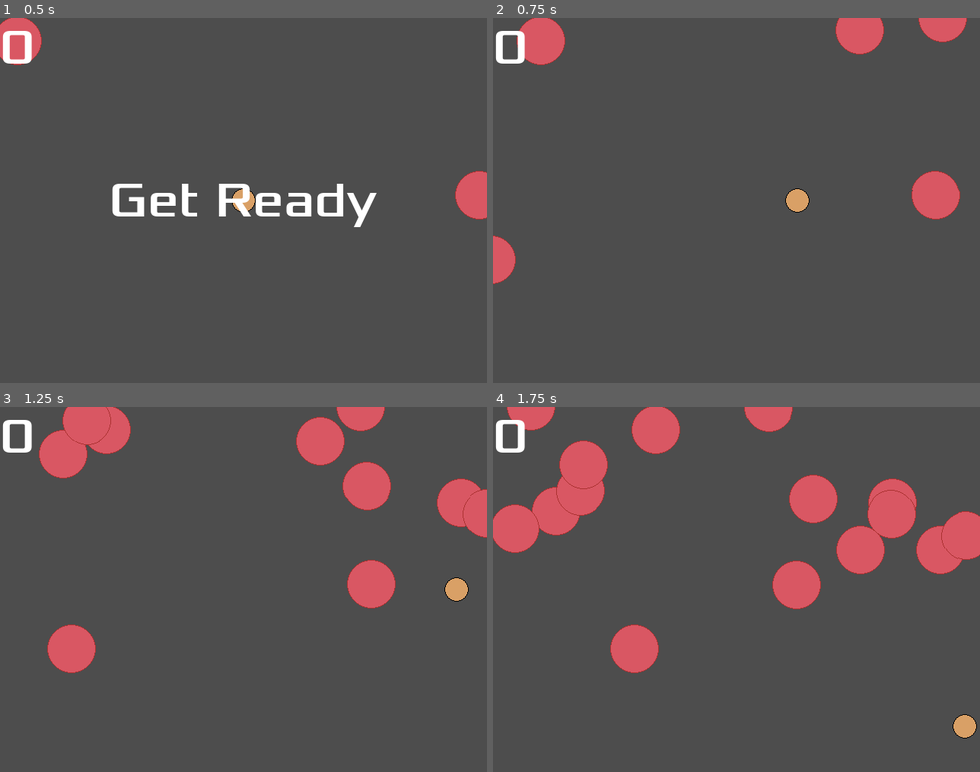
Above: before the commit, frames 1-4 (two rows, left to right).
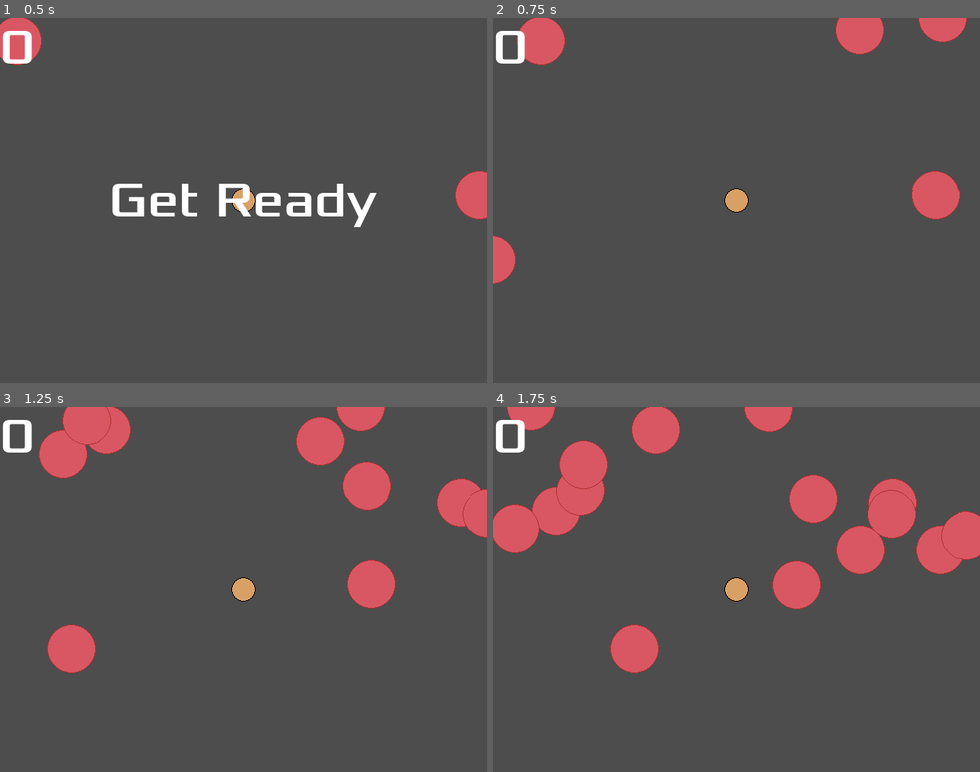
Above: after the commit, the same moments.

Repository: zundouz/ldjam54_odango
Game: Godot game, scene res://main.tscn
The game is run twice, just before and just after one commit, with the same random seed, the same clock (stepped at 60 frames per second) and the same inputs.
Inputs:
- Up to frame 1 (0.5 s): no input
- Up to frame 2 (0.75 s): hold Right (move_right) from 0.53 s (still down)
- Up to frame 3 (1.25 s): keep holding Right (move_right)
- Up to frame 4 (1.75 s): release Right (move_right) at 1.28 s; hold Down (move_down) from 1.28 s (still down)

Frame 1 is identical in both runs. In frame 2, 0.5% of the frame differs, in the area x 47-65%, y 46-54%; in frame 3, 0.5%; in frame 4, 0.5%.

Commit message:
feat: refactor: スコアをグロバール変数化して、点数獲得できるように
- まだUIに反映できていない…

Diff:
--- /dev/null
+++ b/My_Global_Score.gd
@@ -0,0 +1,4 @@
+extends Node
+
+# グローバル変数の作成
+var score = 0
--- a/main.gd
+++ b/main.gd
@@ -1,7 +1,7 @@
 extends Node
 
 @export var mob_scene: PackedScene
-var score
+
 
 
 # Called when the node enters the scene tree for the first time.
@@ -19,8 +19,8 @@
 	$MobTimer.stop()
 
 func new_game():
-	score = 0
-	$HUD.update_score(score)
+	MyGlobalScore.score = 0
+	$HUD.update_score(MyGlobalScore.score)
 	$HUD.show_message("Get Ready")
 	$Player.start($StartPosition.position)
 	$StartTimer.start()
@@ -34,7 +34,6 @@
 	# Choose a random location on Path2D.
 	var mob_spawn_location = get_node("MobPath/MobSpawnLocation")
 	mob_spawn_location.progress_ratio = randf()
-	print(mob_spawn_location.progress_ratio)
 	# 別に左右に振る理由もないので今のままでいいのでは…
 #	if mob_spawn_location.progress_ratio >= 0 and mob_spawn_location.progress_ratio < 0.25:
 #		mob_spawn_location.progress_ratio += 0.25
--- a/odango.gd
+++ b/odango.gd
@@ -1,5 +1,6 @@
 extends RigidBody2D
 
+var Center_X_Pos = 200
 
 # Called when the node enters the scene tree for the first time.
 func _ready():
@@ -10,6 +11,11 @@
 func _process(delta):
 	$AnimatedSprite2D.play()
 
+	# ボタンを押したときに、座標が串の範囲内だったら特典
+	if Input.is_action_pressed("move_up"):
+		if transform.get_origin().x < Center_X_Pos + 5 and transform.get_origin().x > Center_X_Pos - 5:
+			MyGlobalScore.score += 10
+
 ## 画面外に言ったらfreeして消えてもらう
 #func _on_visible_on_screen_notifier_2d_screen_exited():
 #	queue_free()
--- a/player.gd
+++ b/player.gd
@@ -13,14 +13,15 @@
 # Called every frame. 'delta' is the elapsed time since the previous frame.
 func _process(delta):
 	var velocity = Vector2.ZERO # The player's movement vector.
-	if Input.is_action_pressed("move_right"):
-		velocity.x += 1
-	if Input.is_action_pressed("move_left"):
-		velocity.x -= 1
-	if Input.is_action_pressed("move_down"):
-		velocity.y += 1
-	if Input.is_action_pressed("move_up"):
-		velocity.y -= 1
+	# TODO: あとで串アニメーションの処理のために入力処理を復活させる
+#	if Input.is_action_pressed("move_right"):
+#		velocity.x += 1
+#	if Input.is_action_pressed("move_left"):
+#		velocity.x -= 1
+#	if Input.is_action_pressed("move_down"):
+#		velocity.y += 1
+#	if Input.is_action_pressed("move_up"):
+#		velocity.y -= 1
 
 	if velocity.length() > 0:
 		velocity = velocity.normalized() * speed
--- a/project.godot
+++ b/project.godot
@@ -17,6 +17,10 @@
 boot_splash/fullsize=false
 boot_splash/use_filter=false
 config/icon="res://icon.svg"
+
+[autoload]
+
+MyGlobalScore="*res://My_Global_Score.gd"
 
 [display]
 
